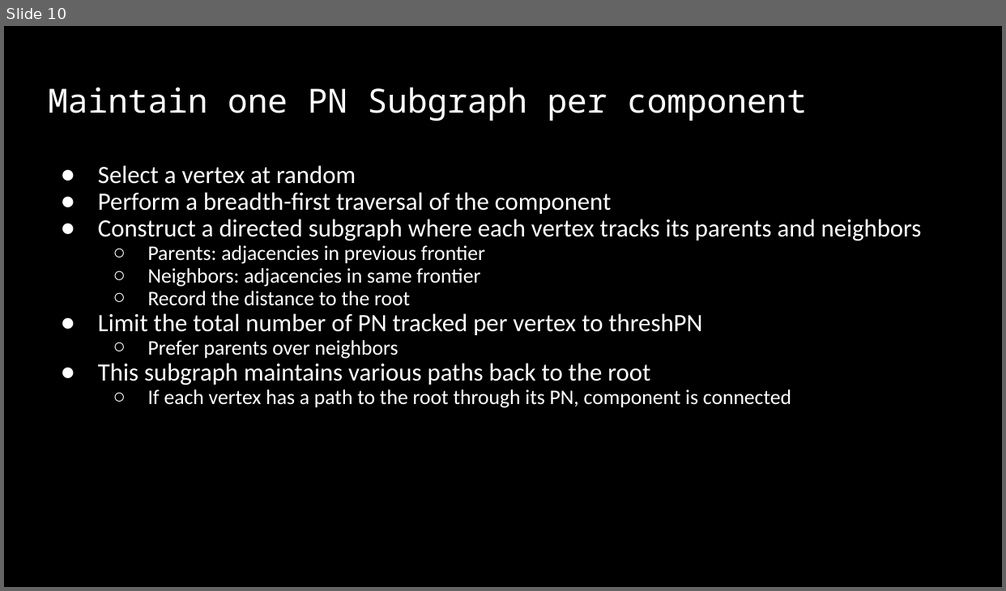
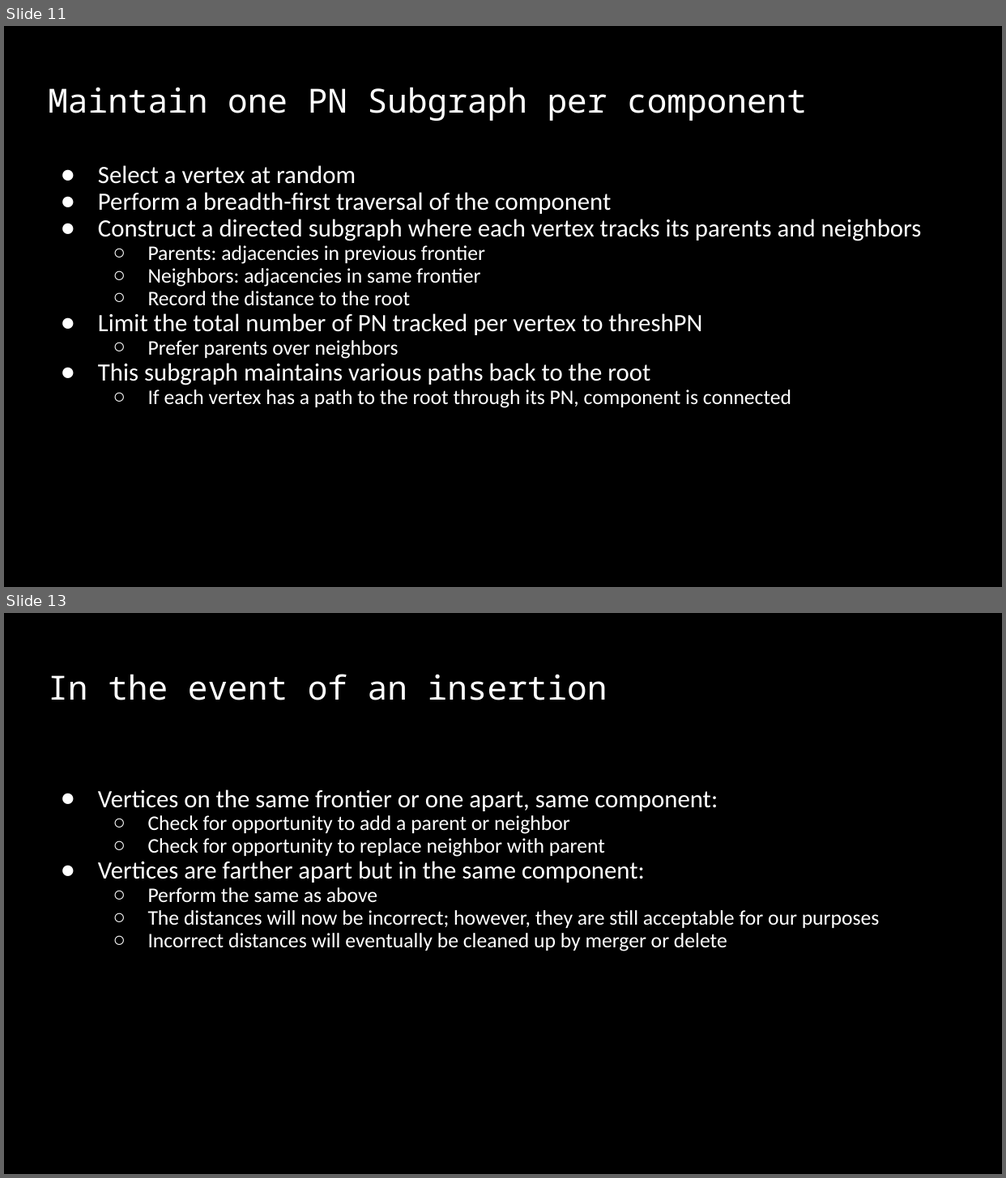
Before and after one commit to molr298/graph-mining-project, a slide deck: Graphmining-project.pptx. Shown one above the other, each under a label of ours: slide 10 before the commit, slides 11 and 13 after it; the slides between them are not shown. The pictures are 1006x591 and 1006x1178 pixels, drawn with LibreOffice and Linux fonts; fonts in the diff are those of the drawing; background and template pictures are left out. Boxes give left, top, right and bottom in pixels: in the first picture for what was removed or moved away, otherwise in the second. Text is boxed around its words. In the diff, an @@ line names an element or a change of style, - is before the commit and + after.

```diff
--- a/Graphmining-project.pptx
+++ b/Graphmining-project.pptx
@@ slide 13 added at <box>4,613,1002,1174</box>, background picture (left out) @@
@@ title added at <box>48,674,607,700</box>, 24 pt, text #FFFFFF @@
+In the event of an insertion
@@ text added at <box>98,790,880,952</box>, 15 pt, text #FFFFFF @@
+● Vertices on the same frontier or one apart, same component:
+  ○ Check for opportunity to add a parent or neighbor
+  ○ Check for opportunity to replace neighbor with parent
+● Vertices are farther apart but in the same component:
+  ○ Perform the same as above
+  ○ The distances will now be incorrect; however, they are still acceptable for our purposes
+  ○ Incorrect distances will eventually be cleaned up by merger or delete
@@ what was slide 10 is now slide 11 @@
```
Also in this commit, not shown: 8 slides changed, 8 other slides added, 4 slides removed.
